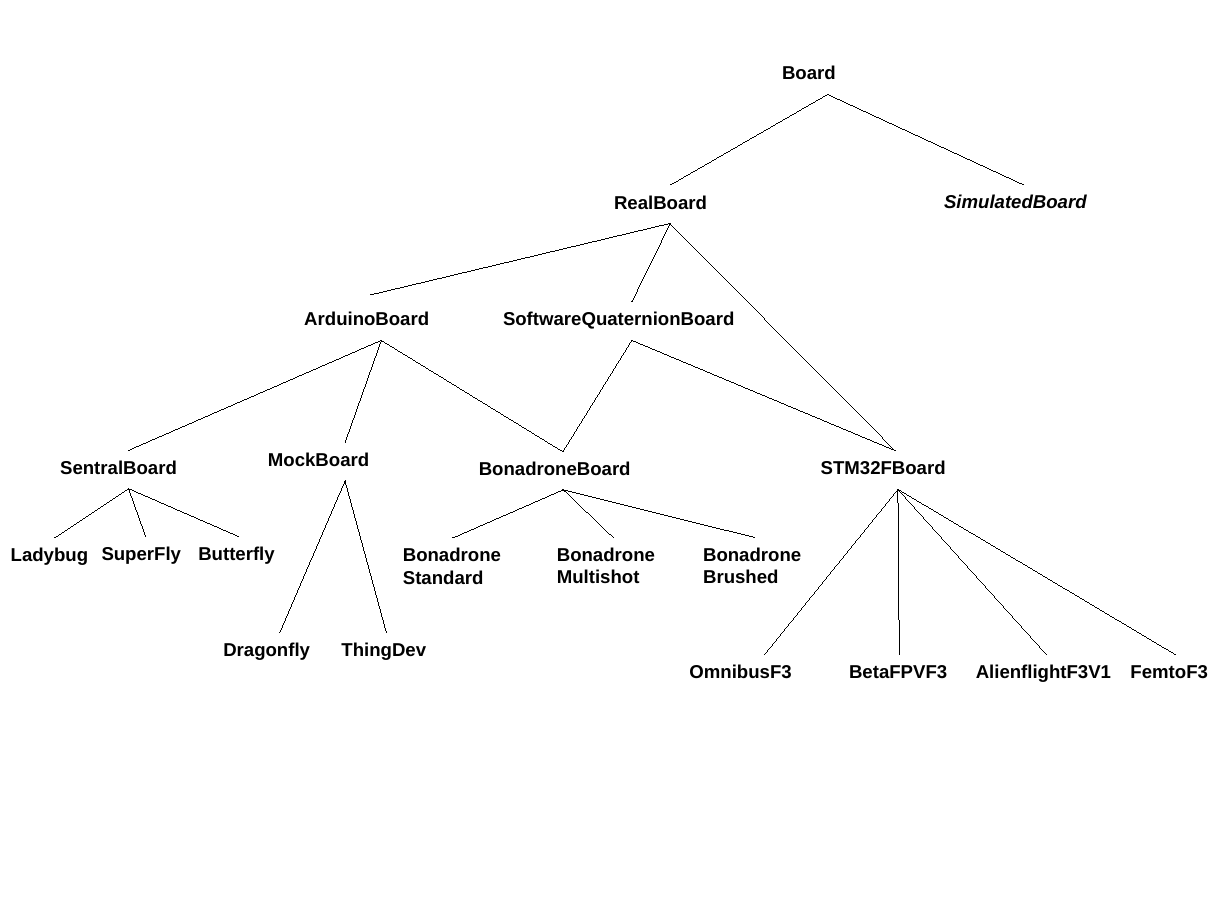
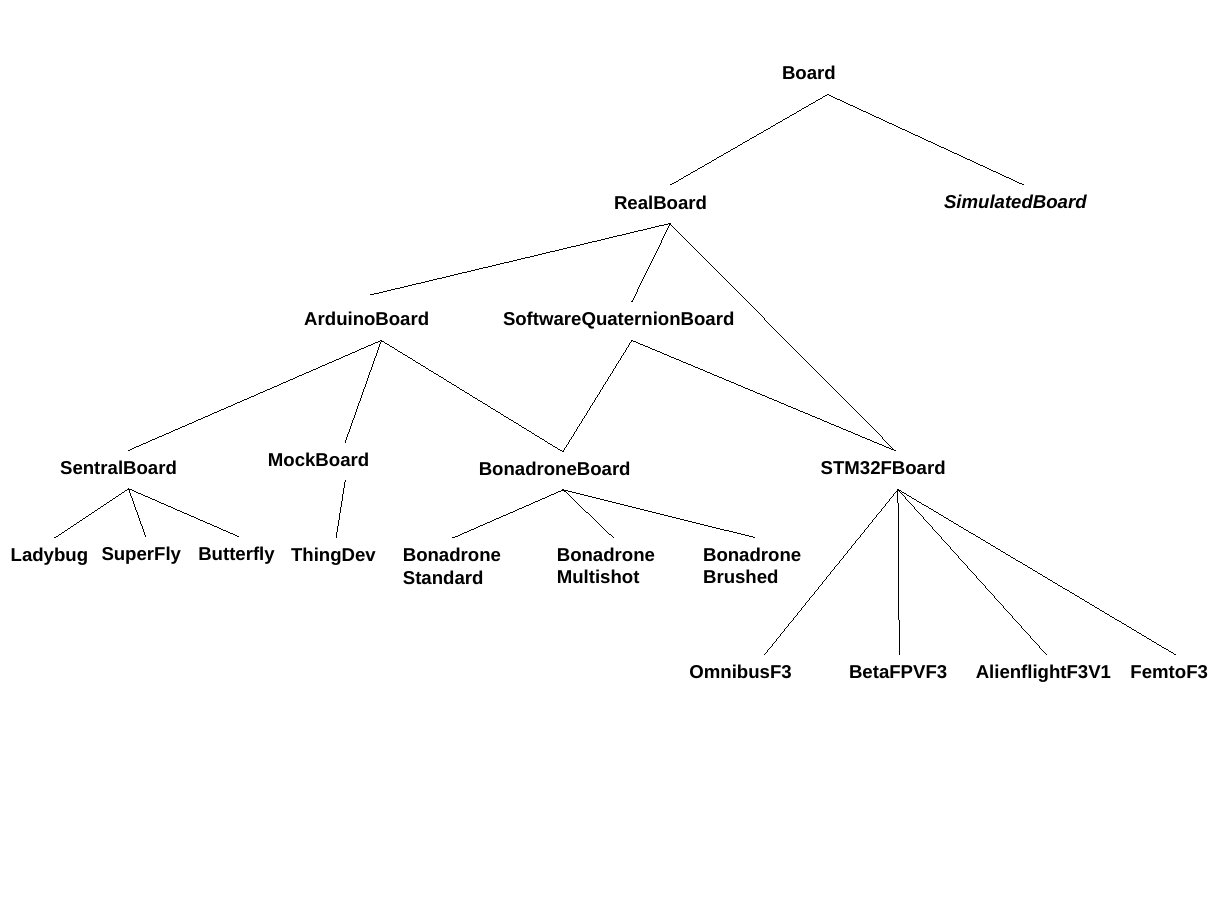
Before and after one commit to simondlevy/Hackflight, a slide deck: slide 1 of extras/media/boards.odp. Drawn at 1232x924 pixels with LibreOffice and Linux fonts; fonts in the diff are those of the drawing. Boxes give left, top, right and bottom in pixels: in the first picture for what was removed or moved away, otherwise in the second. Text is boxed around its words. In the diff, an @@ line names an element or a change of style, - is before the commit and + after.

Commit message:
Removed Dragonfly from Board class hierarchy

```diff
--- a/extras/media/boards.odp
+++ b/extras/media/boards.odp
@@ line removed from (345, 481) to (279, 633) @@
@@ line moved from (345, 481) - (387, 633) to (345, 481) - (337, 538) @@
@@ text "ThingDev": place and size @@
-text "ThingDev" at [341,642,426,660]
+text "ThingDev" at [291,547,376,565]
@@ text removed at [223,642,310,660] @@
-Dragonfly
```
Also in this commit, not shown: 5 other files.
